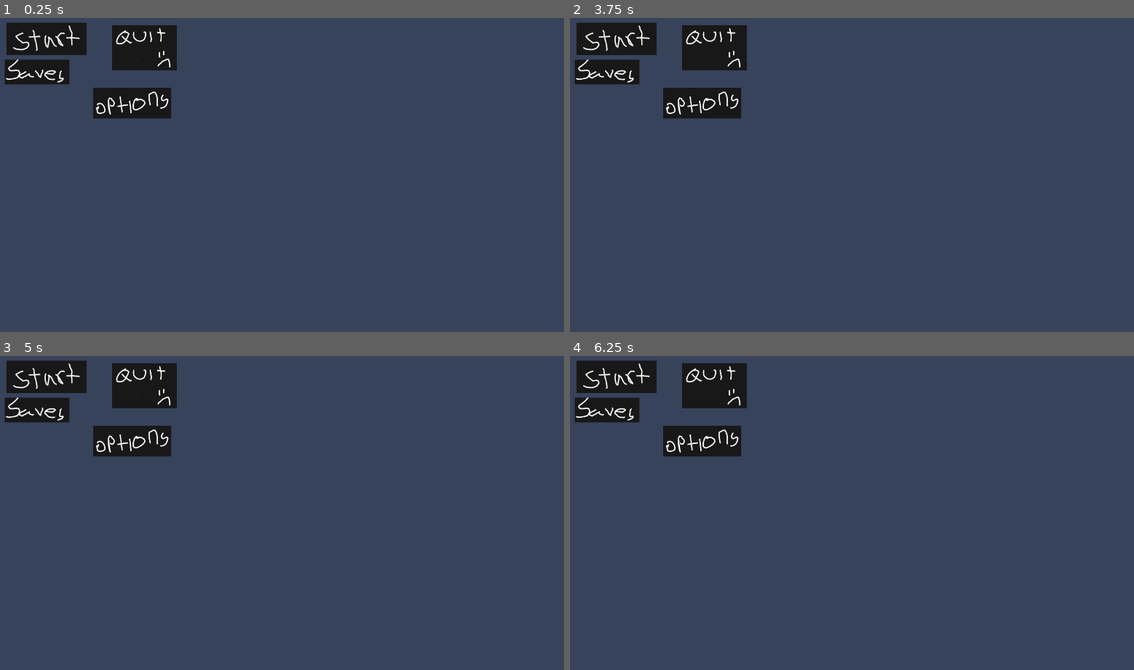
Above: before the commit, frames 1-4 (two rows, left to right).
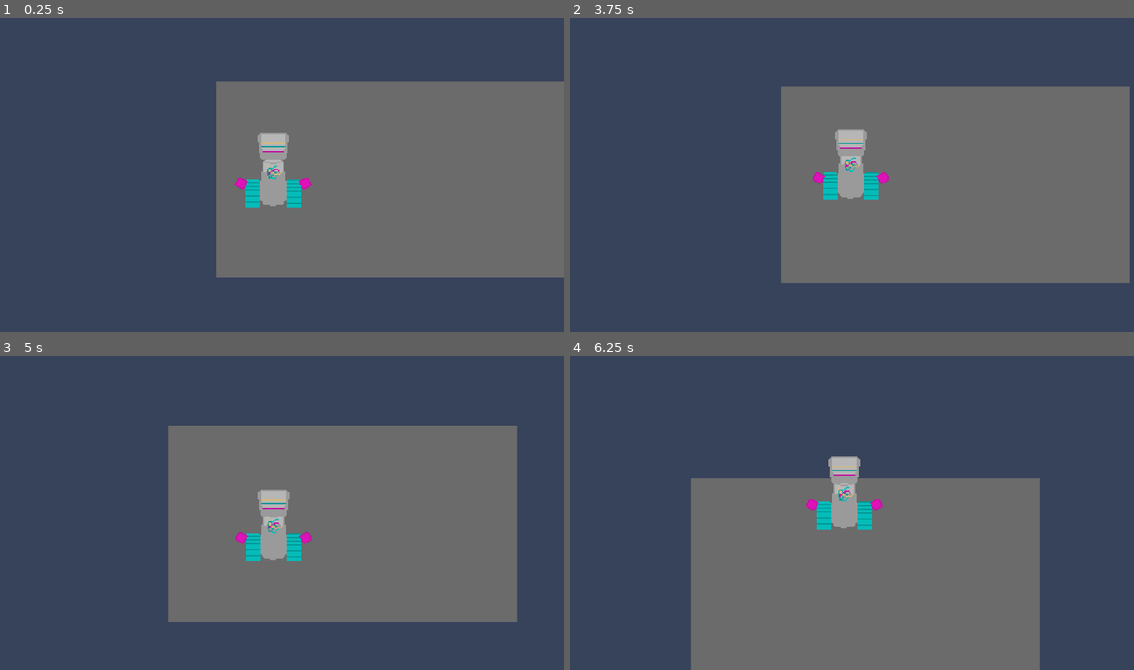
Above: after the commit, the same moments.

Repository: Kustardd/astra
Game: Godot game, scene res://scenes/world.tscn
The game is run twice, just before and just after one commit, with the same random seed, the same clock (stepped at 60 frames per second) and the same inputs. Before the commit the project starts from res://scenes/main_menu.tscn.
Inputs (mouse positions are in pixels of both pictures, inside the frame that each line leads up to; where the layout moved, square brackets give the same spot in the first picture):
- Up to frame 1 (0.25 s): no input
- Up to frame 2 (3.75 s): click (936, 178) [699, 102] at 0.5 s; click (852, 115) [615, 39] at 1.25 s; click (852, 115) [615, 39] at 2 s; click (840, 146) [609, 71] at 2.75 s; tap Enter at 3.5 s; hold D (right) from 3.53 s (still down); hold W (front) from 3.53 s (still down)
- Up to frame 3 (5 s): release D (right) at 4.28 s; release W (front) at 4.28 s; hold S (back) from 4.28 s (still down); tap W (front) at 4.35 s
- Up to frame 4 (6.25 s): release S (back) at 5.03 s; hold D (right) 5.03-5.78 s; hold W (front) 5.03-5.78 s; hold Up (ui_up) from 5.78 s (still down); tap W (front) at 5.85 s

The runs differ from the first frame. In frame 1, 44% of the frame differs, in the area x 0-100%, y 1-83%; in frame 2, 44%, in the area x 0-100%, y 1-85%; in frame 3, 44%; in frame 4, 44%.
Error after the commit: Invalid assignment of property or key 'moving' with value of type 'bool' on a base object of type 'CharacterBody2D (astra.gd)'. (res://scripts/states/AstraMove…

Commit message:
deleted main menu
sorry kavin, but it was just very obnoxious and it prevented me from executing the full scene

it looked like it could be remade very simply, so like ig refer back to the original script if need be?

Diff:
--- a/project.godot
+++ b/project.godot
@@ -15,7 +15,7 @@
 [application]
 
 config/name="Astra"
-run/main_scene="uid://3b8733frqced"
+run/main_scene="uid://bl551lyylk0n5"
 config/features=PackedStringArray("4.7", "GL Compatibility")
 config/icon="res://icon.svg"
 
--- a/scenes/main_menu.tscn
+++ b/scenes/main_menu.tscn
@@ -1,13 +1,34 @@
-[gd_scene format=3 uid="uid://3b8733frqced"]
+[gd_scene format=3 uid="uid://ci0m8lxhucc1w"]
 
-[ext_resource type="Script" uid="uid://igrx324glw3" path="res://scripts/main_menu.gd" id="1_06t4h"]
 [ext_resource type="Texture2D" uid="uid://dkl4w3iw7fgu6" path="res://assets/main menu/start.png" id="2_glbon"]
 [ext_resource type="Texture2D" uid="uid://diffyrwi5upo5" path="res://assets/main menu/options.png" id="3_nlkkf"]
 [ext_resource type="Texture2D" uid="uid://dgug7b3sernpb" path="res://assets/main menu/quit.png" id="4_qe12f"]
 [ext_resource type="Texture2D" uid="uid://b0x817u7d2i2r" path="res://assets/main menu/saves.png" id="5_8qtwp"]
 
+[sub_resource type="GDScript" id="GDScript_wu84c"]
+script/source = "extends Node2D
+
+# Called when the node enters the scene tree for the first time.
+func _ready() -> void:
+	$Buttons/Start.pressed.connect(_on_start_pressed)
+	$Buttons/Options.pressed.connect(_on_options_pressed)
+	$Buttons/Quit.pressed.connect(_on_quit_pressed)
+
+func _on_start_pressed():
+	get_tree().change_scene_to_file(\"res://astra.tscn\")
+
+func _on_options_pressed():
+	pass
+
+func _on_quit_pressed():
+	get_tree().quit()
+# Called every frame. 'delta' is the elapsed time since the previous frame.
+func _process(delta: float) -> void:
+	pass
+"
+
 [node name="Main Menu" type="Node2D" unique_id=1000489263]
-script = ExtResource("1_06t4h")
+script = SubResource("GDScript_wu84c")
 
 [node name="Game" type="Node2D" parent="." unique_id=1846038369]
 
@@ -16,6 +37,7 @@
 anchors_preset = 0
 offset_right = 40.0
 offset_bottom = 40.0
+metadata/_edit_use_anchors_ = true
 
 [node name="Start" type="TextureButton" parent="Buttons" unique_id=1727542731]
 layout_mode = 0
@@ -26,6 +48,7 @@
 texture_normal = ExtResource("2_glbon")
 texture_pressed = ExtResource("2_glbon")
 texture_hover = ExtResource("2_glbon")
+metadata/_edit_use_anchors_ = true
 
 [node name="Options" type="TextureButton" parent="Buttons" unique_id=1454873265]
 layout_mode = 0
@@ -36,6 +59,7 @@
 texture_normal = ExtResource("3_nlkkf")
 texture_pressed = ExtResource("3_nlkkf")
 texture_hover = ExtResource("3_nlkkf")
+metadata/_edit_use_anchors_ = true
 
 [node name="Quit" type="TextureButton" parent="Buttons" unique_id=1369818298]
 layout_mode = 0
@@ -46,6 +70,7 @@
 texture_normal = ExtResource("4_qe12f")
 texture_pressed = ExtResource("4_qe12f")
 texture_hover = ExtResource("4_qe12f")
+metadata/_edit_use_anchors_ = true
 
 [node name="Saves" type="TextureButton" parent="Buttons" unique_id=495874328]
 layout_mode = 0
@@ -54,3 +79,4 @@
 offset_right = 287.0
 offset_bottom = 261.0
 texture_normal = ExtResource("5_8qtwp")
+metadata/_edit_use_anchors_ = true
--- a/scripts/main_menu.gd
+++ /dev/null
@@ -1,19 +0,0 @@
-extends Node2D
-
-# Called when the node enters the scene tree for the first time.
-func _ready() -> void:
-	$Buttons/Start.pressed.connect(_on_start_pressed)
-	$Buttons/Options.pressed.connect(_on_options_pressed)
-	$Buttons/Quit.pressed.connect(_on_quit_pressed)
-
-func _on_start_pressed():
-	get_tree().change_scene_to_file("res://astra.tscn")
-
-func _on_options_pressed():
-	pass
-
-func _on_quit_pressed():
-	get_tree().quit()
-# Called every frame. 'delta' is the elapsed time since the previous frame.
-func _process(delta: float) -> void:
-	pass
--- a/scripts/states/AstraMove.gd
+++ b/scripts/states/AstraMove.gd
@@ -2,36 +2,44 @@
 class_name AstraMove
 
 func enter():
-	pass
+	var astra = state_machine.get_parent()
+	astra.moving = true
+
 
 func physics_update(delta):
+	var astra = state_machine.get_parent()
+
 	var speed := 250
-	var astra = state_machine.get_parent()
 	var xDirection = Input.get_axis("left","right")
 	var yDirection = Input.get_axis("front", "back")
-	var direction : String
 
 	#define direction
 	#region
 	if xDirection > 0:
 		xDirection = 1
-		direction = "right"
+		if yDirection == 0:
+			astra.direction = "right"
 	elif xDirection < 0:
 		xDirection = -1
-		direction = "left"
+		if yDirection == 0:
+			astra.direction = "left"
 
 	if yDirection > 0:
 		yDirection = 1
-		direction = "front"
+		if xDirection == 0:
+			astra.direction = "back"
 	elif yDirection < 0:
 		yDirection = -1
-		direction = "back"
+		if xDirection == 0:
+			astra.direction = "back"
 
 
 	if xDirection == 0 and yDirection == 0:
 		state_machine.change_state("AstraIdle")
 		#endregion
 
-	astra.direction = direction
+	astra.position += (astra.baseSpeed*(Vector2(xDirection, yDirection).normalized())*delta)
 
-	astra.position += (200*(Vector2(xDirection, yDirection).normalized())*delta)
+func exit():
+	var astra = state_machine.get_parent()
+	astra.moving = false
Not shown, removed: scripts/main_menu.gd.uid
